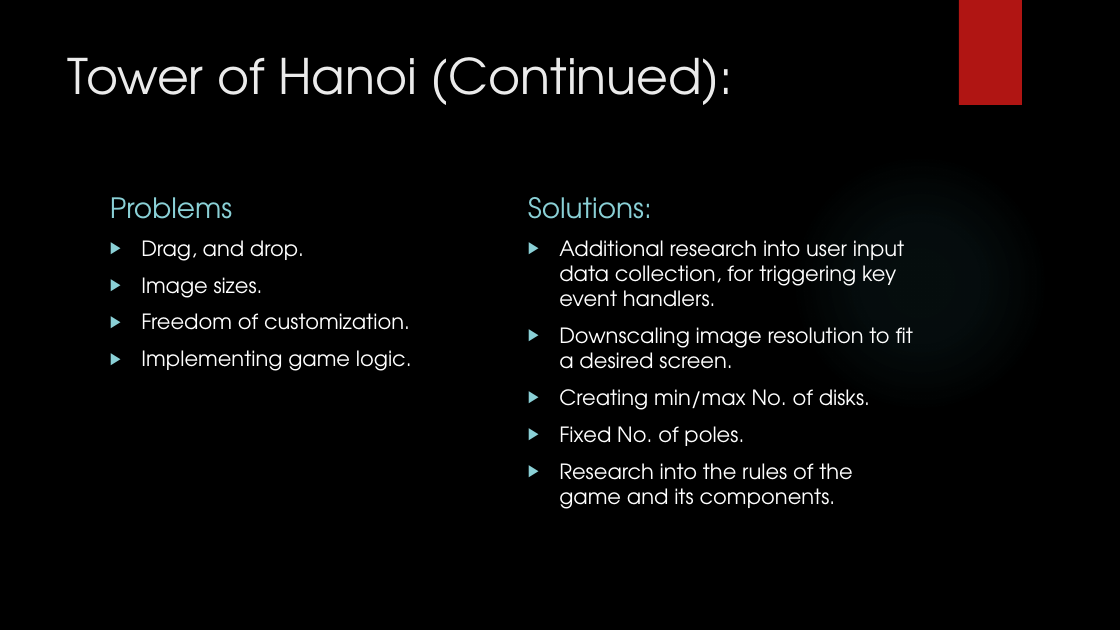
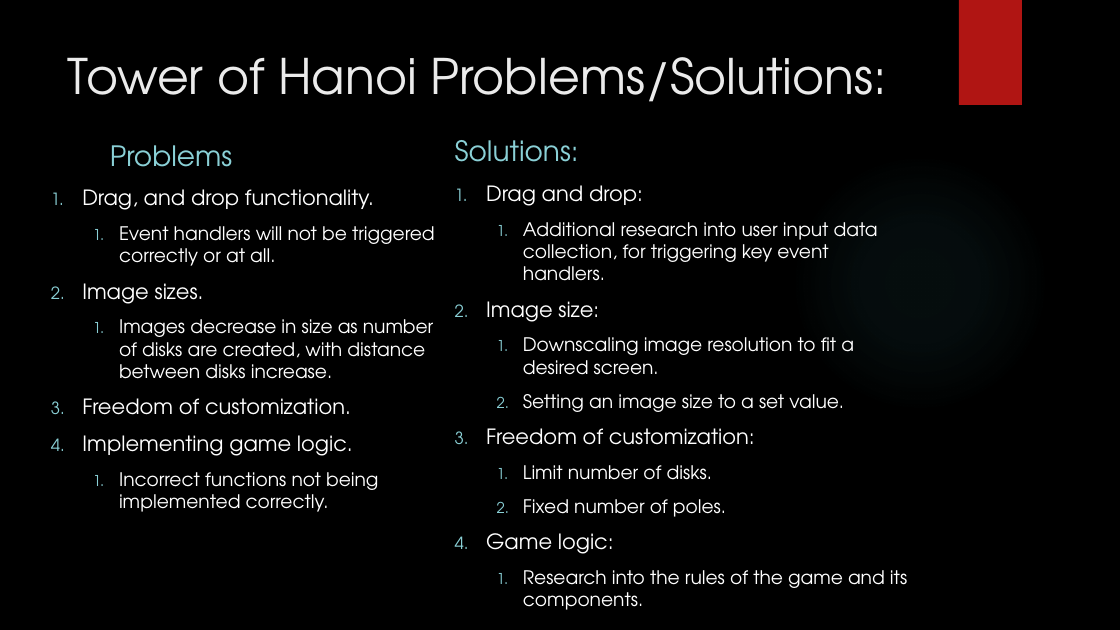
Before and after one commit to IgnitionOrk/SCaR_Arcade, a slide deck: slide 11 of SCaRArcade.pptx. Drawn at 1120x630 pixels with LibreOffice and Linux fonts; fonts in the diff are those of the drawing; background and template pictures are left out. Boxes give left, top, right and bottom in pixels: in the first picture for what was removed or moved away, otherwise in the second. Text is boxed around its words. In the diff, an @@ line names an element or a change of style, - is before the commit and + after.

```diff
--- a/SCaRArcade.pptx
+++ b/SCaRArcade.pptx
@@ title at [68, 57, 888, 102]: text changed @@
-Tower of Hanoi (Continued):
+Tower of Hanoi Problems/Solutions:
@@ text "Solutions:": place and size @@
-text "Solutions:" at [528, 197, 652, 219]
+text "Solutions:" at [455, 140, 579, 162]
@@ text "Problems": place and size @@
-text "Problems" at [110, 197, 233, 219]
+text "Problems" at [110, 145, 233, 167]
@@ text "Drag and drop:": place and size @@
-text "Drag and drop:" at [559, 240, 913, 509]
+text "Drag and drop:" at [486, 185, 907, 610]
@@ text "Drag, and drop functionality.": place and size @@
-text "Drag, and drop functionality." at [141, 240, 412, 371]
+text "Drag, and drop functionality." at [82, 189, 433, 512]
@@ text at [82, 189, 374, 210]: text changed; size 18 to 16 pt @@
-▶ Drag, and drop.
+1. Drag, and drop functionality.
+  1. Event handlers will not be triggered correctly or at all.
@@ text at [486, 185, 643, 206]: paragraph added @@
+1. Drag and drop:
@@ text at [523, 222, 907, 610]: size 18 to 16 pt in "Additional research into user input data collection, ...", "Downscaling image resolution to fit a desired ...", "Research into the rules of the game ..."; bullet ▶ to 1.; list level 1 to 2 in "Additional research into user input ..."; list level 1 to 2 in "Downscaling image resolution to fit ..."; list level 1 to 2 in "Research into the rules of ..." @@
@@ text at [119, 319, 433, 379]: paragraph added @@
+  1. Images decrease in size as number of disks are created, with distance between disks increase.
@@ text at [486, 301, 599, 322]: paragraph added @@
+2. Image size:
@@ text at [82, 398, 353, 456]: bullet ▶ to 1. @@
@@ text at [486, 394, 844, 554]: text changed; size 18 to 16 pt @@
-▶ Creating min/max No. of disks.
-▶ Fixed No. of poles.
+  2. Setting an image size to a set value.
+3. Freedom of customization:
+  1. Limit number of disks.
+  2. Fixed number of poles.
+4. Game logic:
@@ text at [119, 472, 378, 512]: paragraph added @@
+  1. Incorrect functions not being implemented correctly.
```
Also in this commit, not shown: 5 other slides changed.
